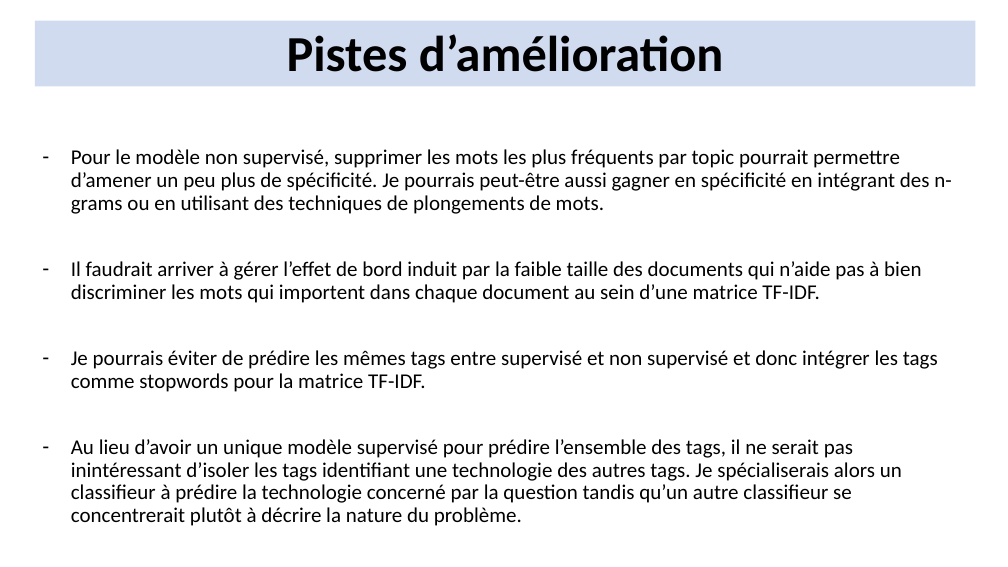
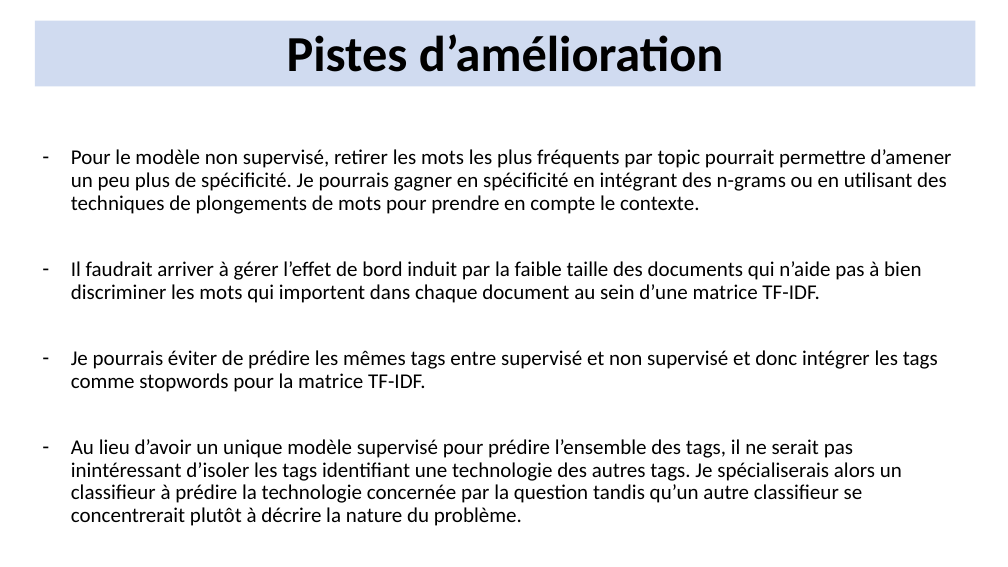
Before and after one commit to ridurand/OCR06, a slide deck: slide 20 of Catégorisez automatiquement des questions (soutenance).pptx. Drawn at 1008x567 pixels with LibreOffice and Linux fonts; fonts in the diff are those of the drawing. Boxes give left, top, right and bottom in pixels: in the first picture for what was removed or moved away, otherwise in the second. Text is boxed around its words. In the diff, an @@ line names an element or a change of style, - is before the commit and + after.

```diff
--- a/Catégorisez automatiquement des questions (soutenance).pptx
+++ b/Catégorisez automatiquement des questions (soutenance).pptx
@@ subtitle at [71,149,952,214]: text changed @@
-– Pour le modèle non supervisé, supprimer les mots les plus fréquents par topic pourrait permettre d’amener un peu plus de spécificité. Je pourrais peut-être aussi gagner en spécificité en intégrant des n-grams ou en utilisant des techniques de plongements de mots.
+– Pour le modèle non supervisé, retirer les mots les plus fréquents par topic pourrait permettre d’amener un peu plus de spécificité. Je pourrais gagner en spécificité en intégrant des n-grams ou en utilisant des techniques de plongements de mots pour prendre en compte le contexte.
@@ subtitle at [71,439,902,526]: text changed @@
-– Au lieu d’avoir un unique modèle supervisé pour prédire l’ensemble des tags, il ne serait pas inintéressant d’isoler les tags identifiant une technologie des autres tags. Je spécialiserais alors un classifieur à prédire la technologie concerné par la question tandis qu’un autre classifieur se concentrerait plutôt à décrire la nature du problème.
+– Au lieu d’avoir un unique modèle supervisé pour prédire l’ensemble des tags, il ne serait pas inintéressant d’isoler les tags identifiant une technologie des autres tags. Je spécialiserais alors un classifieur à prédire la technologie concernée par la question tandis qu’un autre classifieur se concentrerait plutôt à décrire la nature du problème.
```
Also in this commit, not shown: 2 other slides changed, 3 other files.
